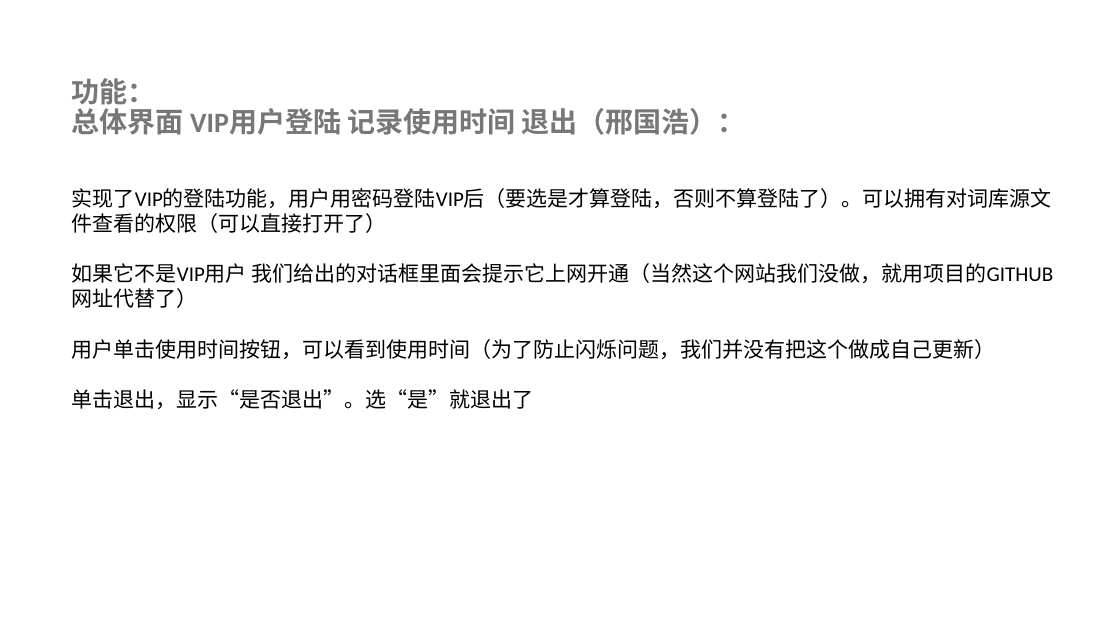
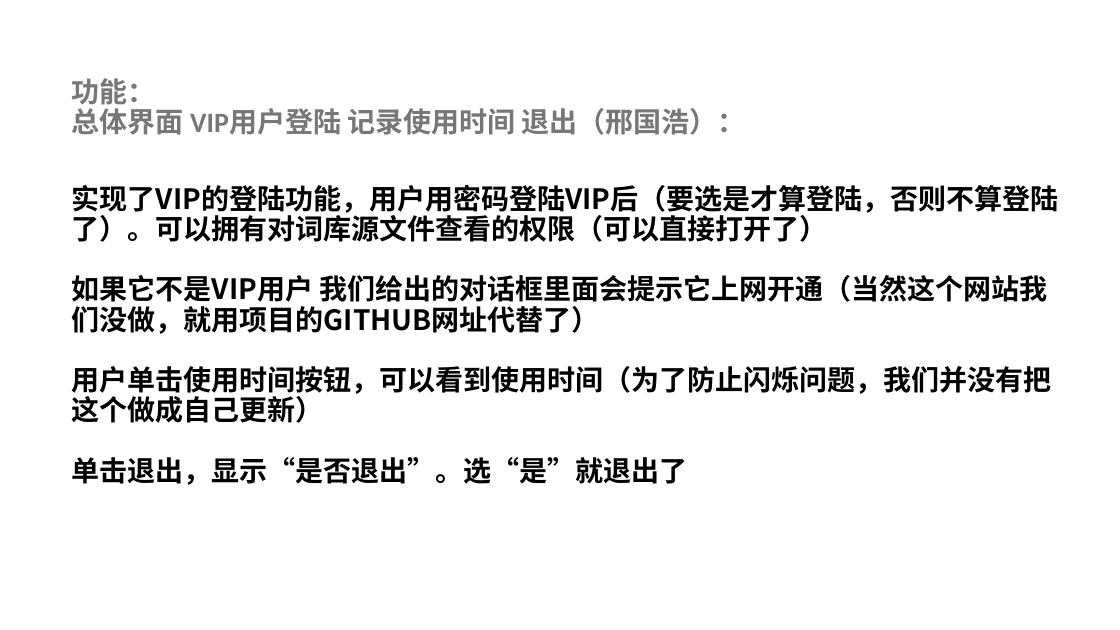
Before and after one commit to CC1AH/SummerTraining, a slide deck: slide 5 of 项目答辩总ppt.pptx (slide 4 before the commit). Drawn at 1120x630 pixels with LibreOffice and Linux fonts; fonts in the diff are those of the drawing; background and template pictures are left out. Boxes give left, top, right and bottom in pixels: in the first picture for what was removed or moved away, otherwise in the second. Text is boxed around its words. In the diff, an @@ line names an element or a change of style, - is before the commit and + after.

```diff
--- a/项目答辩总ppt.pptx
+++ b/项目答辩总ppt.pptx
@@ text "实现了VIP的登陆功能，用户用密码登陆VIP后（要选是才算登陆，否则不算登陆了）。可以拥有对词库源文件查看的权限（可以直 ..." at (72,185,1059,485): size 18 to 24 pt, font Calibri to Noto Sans CJK SC, bold on; line spacing 1 to 0.9 @@
```
Also in this commit, not shown: 3 other slides changed, 3 slides added, 1 slide removed.
